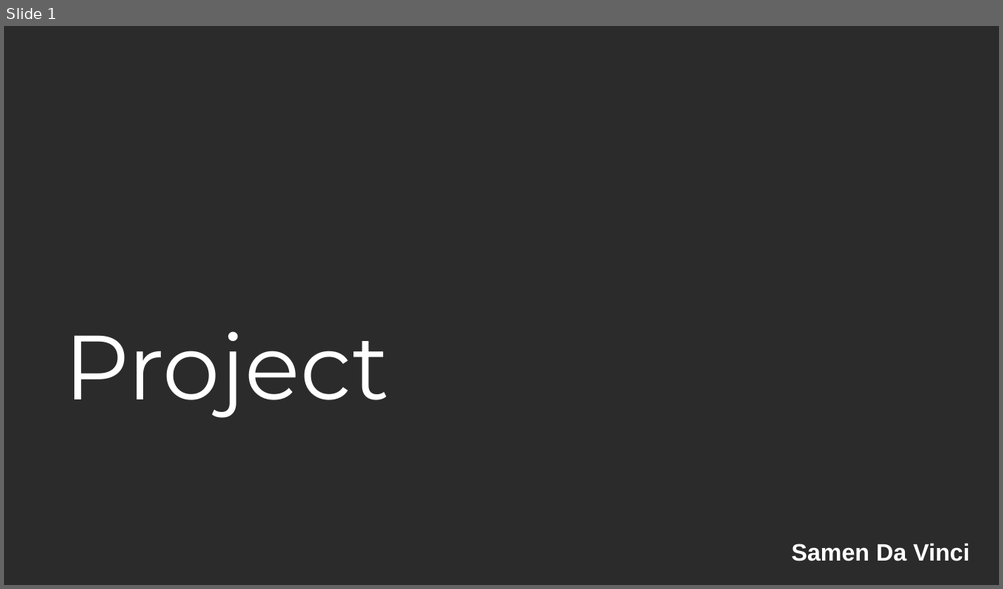
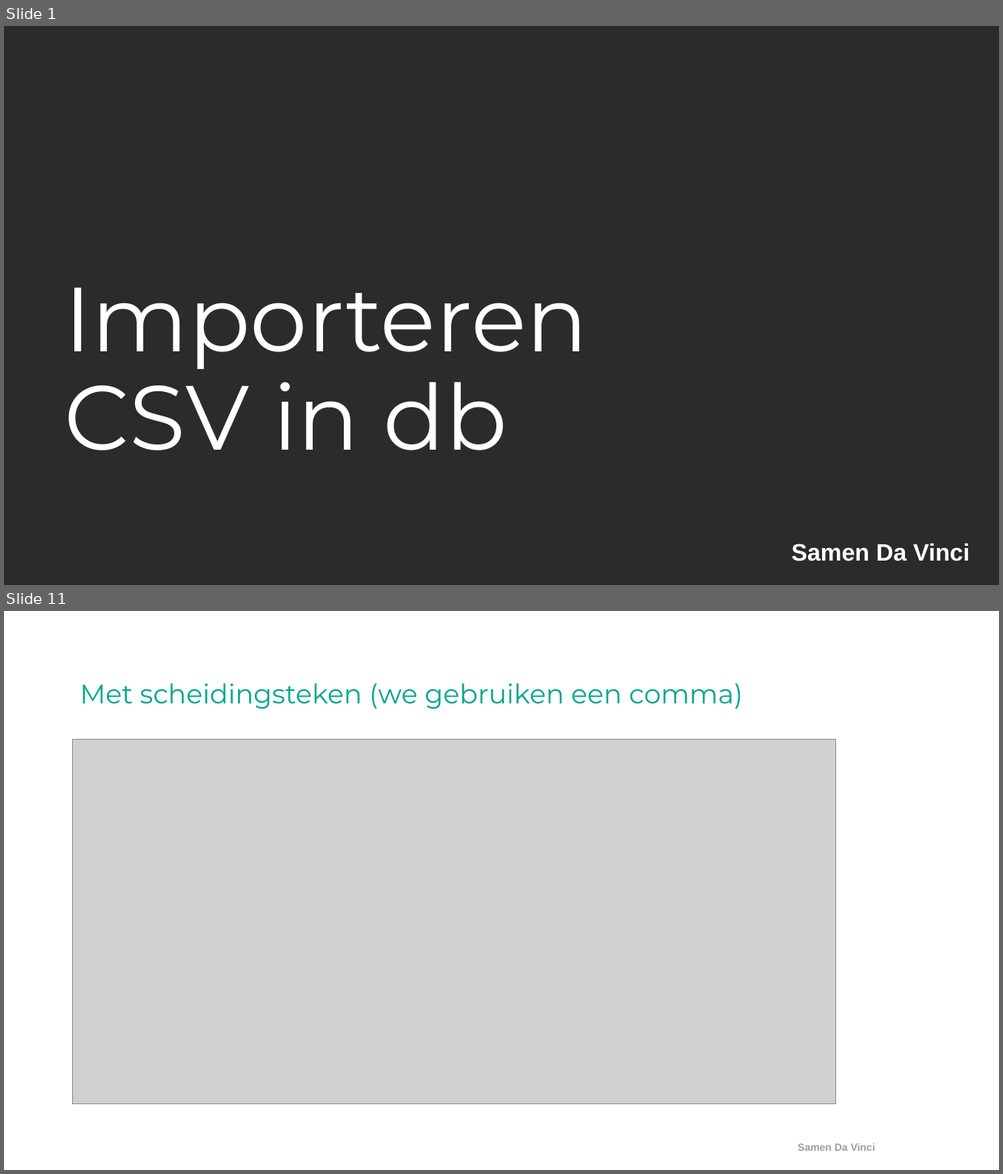
Before and after one commit to ArjanKam/Onderwijs, a slide deck: L02P03 - Smartlab IOT - Databases/L02P03 - Week 04 - WorldWeather.pptx. Shown one above the other, each under a label of ours: slide 1 before the commit, slides 1 and 11 after it; the slides between them are not shown. The pictures are 1003x589 and 1003x1174 pixels, drawn with LibreOffice and Linux fonts; fonts in the diff are those of the drawing; grey boxes stand for pictures; background and template pictures are left out; a plain dark background stands for a picture behind light text. Boxes give left, top, right and bottom in pixels: in the first picture for what was removed or moved away, otherwise in the second. Text is boxed around its words. In the diff, an @@ line names an element or a change of style, - is before the commit and + after.

```diff
--- a/L02P03 - Smartlab IOT - Databases/L02P03 - Week 04 - WorldWeather.pptx
+++ b/L02P03 - Smartlab IOT - Databases/L02P03 - Week 04 - WorldWeather.pptx
@@ slide 11 added at (4,611,999,1170), background picture (left out) @@
@@ title added at (80,684,743,709), 26 pt, text #00A78E @@
+Met scheidingsteken (we gebruiken een comma)
@@ picture added at (73,739,836,1104) @@
@@ text added at (797,1144,875,1151), 10 pt, text #9E9F9E, bold @@
+Samen Da Vinci
@@ slide 1 changed as well @@
@@ title at (65,287,588,451): text changed @@
-Project
+Importeren CSV in db
```
Also in this commit, not shown: 26 other slides added, 1 slide removed, 4 other files.
